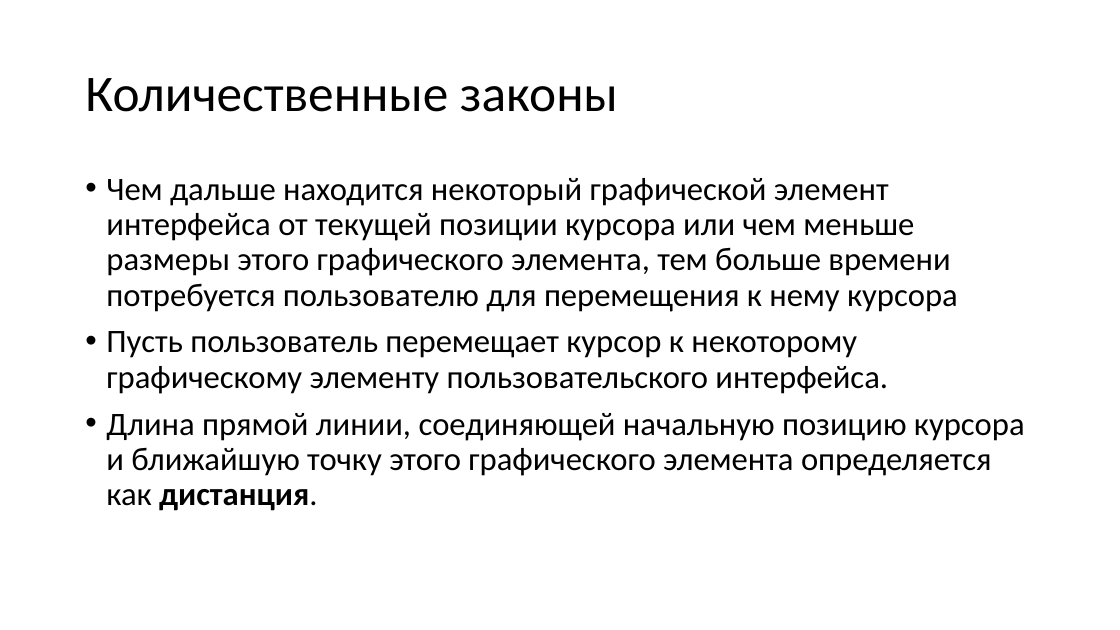
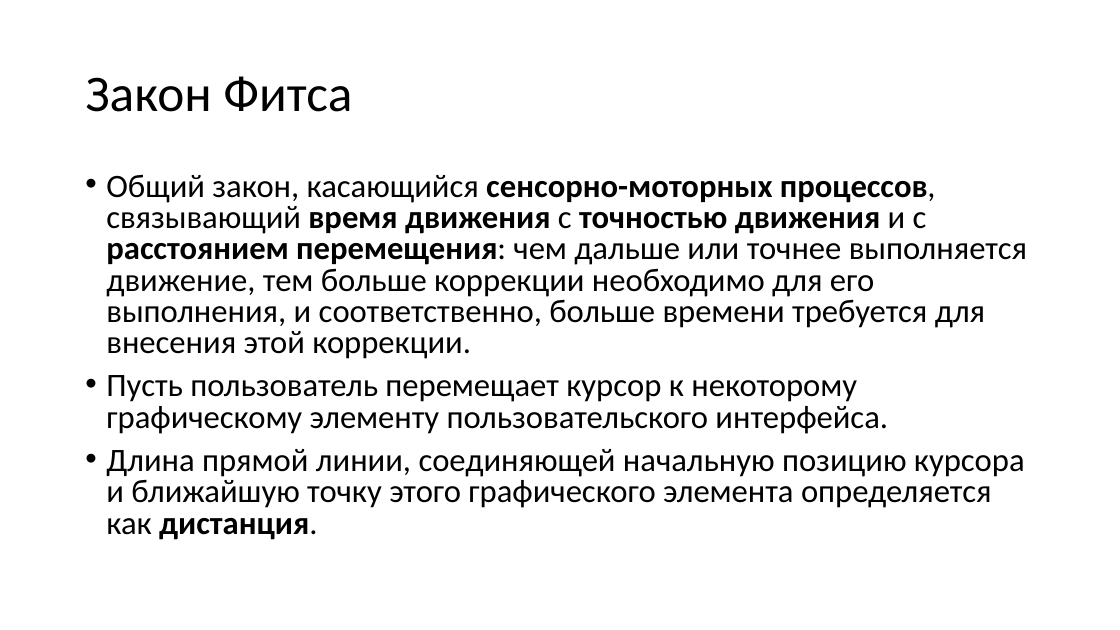
Before and after one commit to naumovda/ux, a slide deck: slide 21 of slides/ux-slides-11.pptx (slide 3 before the commit). Drawn at 1120x630 pixels with LibreOffice and Linux fonts; fonts in the diff are those of the drawing. Boxes give left, top, right and bottom in pixels: in the first picture for what was removed or moved away, otherwise in the second. Text is boxed around its words. In the diff, an @@ line names an element or a change of style, - is before the commit and + after.

```diff
--- a/slides/ux-slides-11.pptx
+++ b/slides/ux-slides-11.pptx
@@ title at [85, 76, 352, 112]: text changed @@
-Количественные законы
+Закон Фитса
@@ text at [106, 174, 1027, 359]: text changed @@
-• Чем дальше находится некоторый графической элемент интерфейса от текущей позиции курсора или чем меньше размеры этого графического элемента, тем больше времени потребуется пользователю для перемещения к нему курсора
+• Общий закон, касающийся сенсорно-моторных процессов, связывающий время движения с точностью движения и с расстоянием перемещения: чем дальше или точнее выполняется движение, тем больше коррекции необходимо для его выполнения, и соответственно, больше времени требуется для внесения этой коррекции.
@@ text at [106, 375, 1025, 540]: line spacing 0.9 to 0.8 @@
```
Also in this commit, not shown: 4 other slides changed, 42 slides added, 7 other files.
